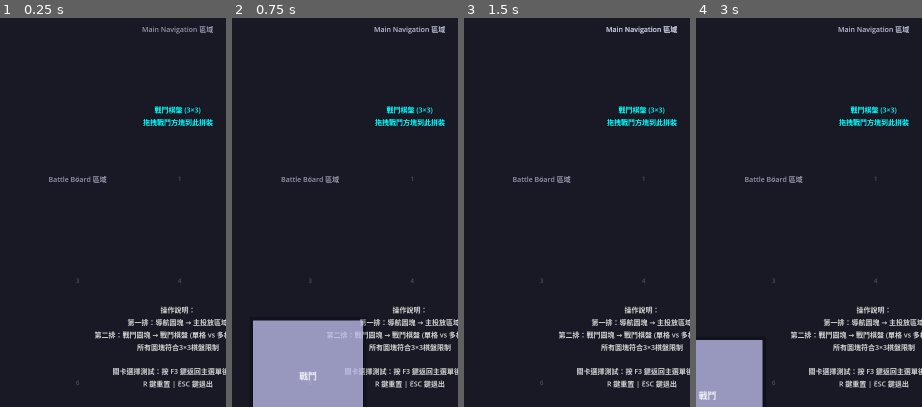
Above: before the commit, frames 1-4 (left to right).
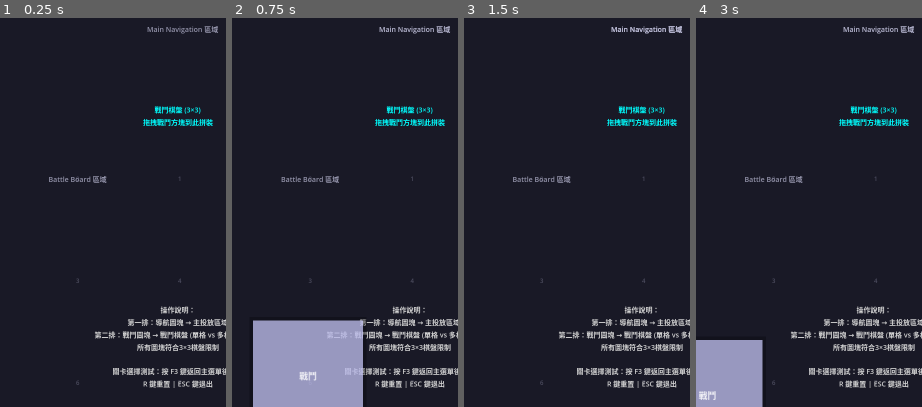
Above: after the commit, the same moments.

Repository: Chenredfish/Ninefold_Fate
Game: Godot game, scene res://test_scenes/DragDropTestScene.tscn
Two runs of this game, one before a commit and one after it. Both use one fixed random seed, a clock stepped at 60 frames per second and the inputs below. This scene is started directly instead of the project's main scene.
Inputs (mouse positions are % of the whole screen's width and height, from its top left):
- Up to frame 1 (0.25 s): no input
- Up to frame 2 (0.75 s): tap Enter (ui_accept) at 0.5 s; drag from (15, 81) to (64, 26) at 0.52 s
- Up to frame 3 (1.5 s): drag from (39, 81) to (46, 69) at 1.27 s
- Up to frame 4 (3 s): move the mouse to (63, 81) at 2.02 s; tap R at 2.1 s; click (63, 81) at 2.17 s; drag from (15, 81) to (17, 33) at 2.77 s
The pictures show only the part of the screen within x 13-63%, y 18-68%; the shares and areas given below are measured in that part.

The runs differ from the first frame. In frame 1, 0.3% of the frame differs, in the area x 62-97%, y 2-5%; in frame 2, 0.4%; in frame 3, 0.4%; in frame 4, 0.4%.

Commit message:
刪除不必要的debug訊息

Diff:
--- a/main.gd
+++ b/main.gd
@@ -1,16 +1,11 @@
 extends Node2D
 
 func _ready():
-	print("EventBus available: ", EventBus != null)
-	print("ResourceManager available: ", ResourceManager != null)
-	print("DebugManager available: ", DebugManager != null)
-	print("DragDropManager available: ", DragDropManager != null)
-
 	# Wait a frame before starting drag-drop test
 	await get_tree().process_frame
-	print("\nPress F1 to start drag-drop system test")
-	print("Press F2 to start SimpleTest")
-	print("Press F3 to start LevelTile test")
+	#print("\nPress F1 to start drag-drop system test")
+	#print("Press F2 to start SimpleTest")
+	#print("Press F3 to start LevelTile test")
 
 func _input(event):
 	if event is InputEventKey and event.pressed:
--- a/scripts/ui/BattleBoard.gd
+++ b/scripts/ui/BattleBoard.gd
@@ -171,7 +171,7 @@
 	current_tween.tween_property(self, "position", original_position + Vector2(-2, 0), 0.1)
 	current_tween.tween_property(self, "position", original_position, 0.1)
 
-	print("[BattleBoard] 震動動畫開始")
+	#print("[BattleBoard] 震動動畫開始")
 
 # 重寫脈動動畫
 func start_pulse_animation():
@@ -200,7 +200,7 @@
 	if highlight_overlay:
 		highlight_overlay.modulate.a = 1.0
 
-	print("[BattleBoard] 所有動畫已停止，位置已恢復")
+	#print("[BattleBoard] 所有動畫已停止，位置已恢復")
 
 # 重寫父類的清除高亮方法，避免覆蓋格子樣式
 func clear_highlight():
--- a/singletons/DragDropManager.gd
+++ b/singletons/DragDropManager.gd
@@ -1,4 +1,4 @@
-# DragDropManager.gd - 拖放系統核心管理器
+#DragDropManager .gd - 拖放系統核心管理器
 # 這是一個 AutoLoad 單例，負責統一管理整個遊戲的拖放互動
 extends Node
 
--- a/test_scenes/DragDropTest.gd
+++ b/test_scenes/DragDropTest.gd
@@ -26,15 +26,6 @@
 
 	# 連接訊號
 	connect_signals()
-
-	print("\n=== 測試說明 ===")
-	print("1. 拖拽下方的功能圖塊到上方的投放區域")
-	print("2. 綠色高亮表示可以投放，紅色表示不可以")
-	print("3. 成功投放會有動畫效果和粒子")
-	print("4. 第二排：戰鬥圖塊測試（單格+多格）")
-	print("5. 關卡選擇測試請按 F3 鍵")
-	print("6. 按 R 重置測試，ESC 退出")
-	print("===========================================")
 
 # 檢查系統依賴
 func check_dependencies():
@@ -81,8 +72,8 @@
 func create_drop_zones():
 	# 主要投放區域（接受導航圖塊）
 	main_drop_zone = DropZone.new()
-	main_drop_zone.size = Vector2(400, 300)
-	main_drop_zone.position = Vector2(340, 200)
+	main_drop_zone.size = Vector2(300, 300)
+	main_drop_zone.position = Vector2(400, 200)
 	main_drop_zone.zone_type = "main_navigation"
 	main_drop_zone.set_accepted_types(["battle", "shop", "deck", "settings"])  # 只接受導航圖塊類型（不包含戰鬥方塊）
 	add_child(main_drop_zone)
@@ -269,36 +260,11 @@
 
 # 顯示導航消息
 func show_navigation_message(scene_path: String, tile_type: String):
-	var message = Label.new()
-	message.text = "導航請求：" + tile_type + "\n目標：" + scene_path
-	message.position = Vector2(400, 800)
-	message.size = Vector2(280, 80)
-	message.horizontal_alignment = HORIZONTAL_ALIGNMENT_CENTER
-	message.add_theme_font_size_override("font_size", 14)
-	message.add_theme_color_override("font_color", Color.GREEN)
-	add_child(message)
-
-	# 3秒後消失
-	var tween = create_tween()
-	tween.tween_interval(3.0)
-	tween.tween_callback(message.queue_free)
+	print("[導航] 請求導航：", tile_type, " -> ", scene_path)
 
 # 創建成功消息
 func create_success_message(text: String, pos: Vector2):
-	var message = Label.new()
-	message.text = text
-	message.position = pos + Vector2(50, -30)
-	message.size = Vector2(200, 30)
-	message.horizontal_alignment = HORIZONTAL_ALIGNMENT_CENTER
-	message.add_theme_font_size_override("font_size", 16)
-	message.add_theme_color_override("font_color", Color.YELLOW)
-	add_child(message)
-
-	# 動畫效果
-	var tween = create_tween()
-	tween.tween_property(message, "position:y", message.position.y - 50, 1.0)
-	tween.parallel().tween_property(message, "modulate:a", 0.0, 1.0)
-	tween.tween_callback(message.queue_free)
+	print("[成功] ", text)
 
 # === 輸入處理 ===
 
@@ -316,14 +282,4 @@
 		get_tree().reload_current_scene()
 
 # === 除錯資訊 ===
-
-func _process(_delta):
-	# 每秒顯示一次除錯資訊
-	if (Time.get_ticks_msec() % 2000) < 16:  # 大約每2秒
-		show_debug_info()
-
-func show_debug_info():
-	if DragDropManager:
-		var debug_info = DragDropManager.get_debug_info()
-		if debug_info.is_dragging:
-			print("[除錯] 拖拽中：", debug_info.dragging_tile_type, " | 投放區域數量：", debug_info.drop_zones_count)
+# 已簡化：移除定期調試輸出，保留事件驅動的日誌
